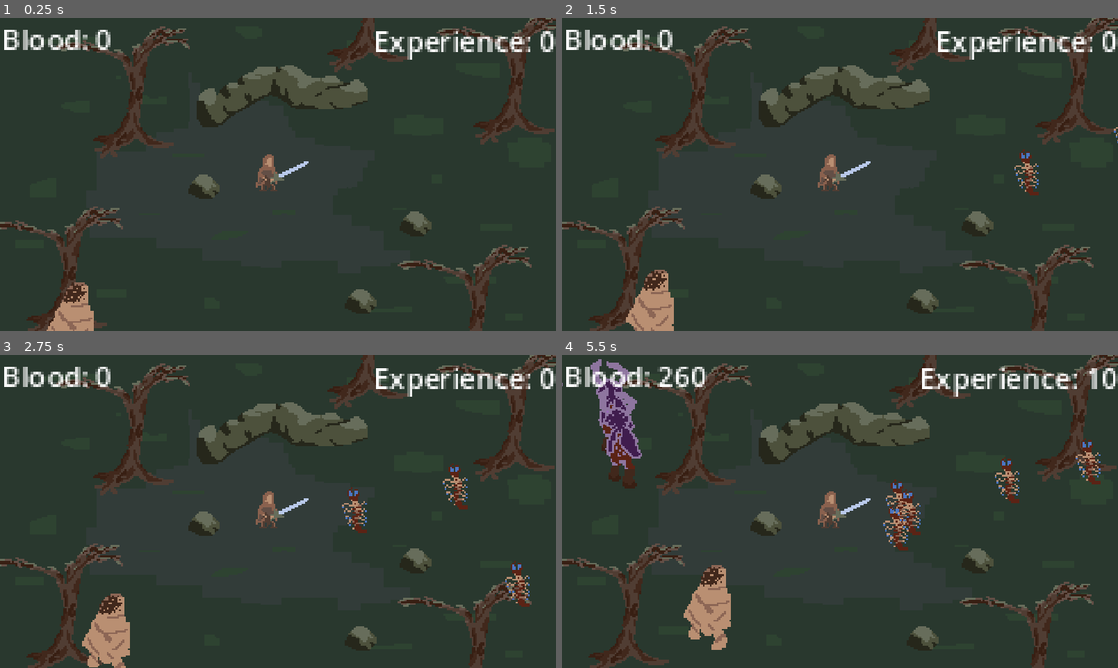
Above: before the commit, frames 1-4 (two rows, left to right).
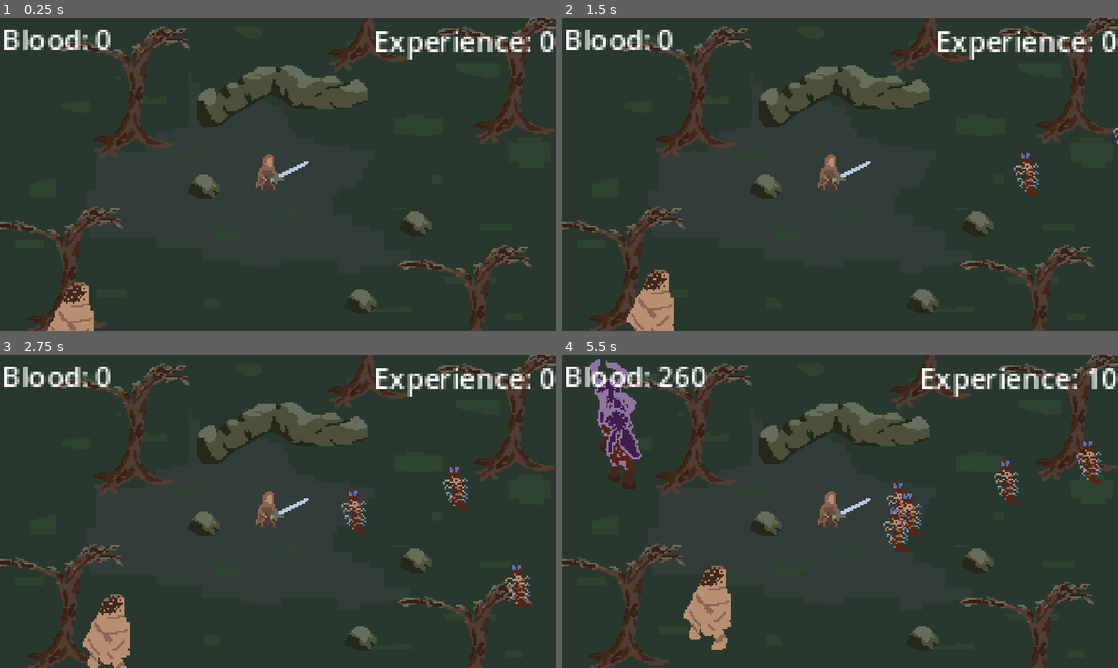
Above: after the commit, the same moments.

Repository: MrTrupen/vampires_idle
Game: Godot game, scene res://Scenes/main_scene.tscn
Two runs of this game, one before a commit and one after it. Both use one fixed random seed, a clock stepped at 60 frames per second and the inputs below. The engine's default icon, where the game draws it, is replaced by a stand-in: a white triangle on a blue panel in a dark square.
Inputs:
- Up to frame 1 (0.25 s): no input
- Up to frame 2 (1.5 s): no input
- Up to frame 3 (2.75 s): no input
- Up to frame 4 (5.5 s): no input

The runs differ from the first frame. In frame 1, less than 0.1% of the frame differs, in the area x 8-16%, y 85-100%; in frame 2, less than 0.1%; in frame 3, 0.3%; in frame 4, 1.1%, in the area x 0-97%, y 1-95%.

Commit message:
Added slightly random enemies movement

Diff:
--- a/Scripts/monster.gd
+++ b/Scripts/monster.gd
@@ -24,9 +24,17 @@
 
 func _process(delta):
 	if is_moving:
-		global_position = global_position.move_toward(
-			Vector2(hero.global_position), delta * data.movement_speed
+		var move_direction = (hero.global_position - global_position).normalized()
+
+		# Add a small random offset to the movement direction for a "wander" effect
+		var jitter_strength = 10  # Adjust this to control the amount of randomness
+		var random_offset = Vector2(
+			randf_range(-jitter_strength, jitter_strength),
+			randf_range(-jitter_strength, jitter_strength)
 		)
+
+		move_direction += random_offset.normalized() * 0.1
+		global_position += move_direction * delta * data.movement_speed
 
 
 func _physics_process(_delta):
